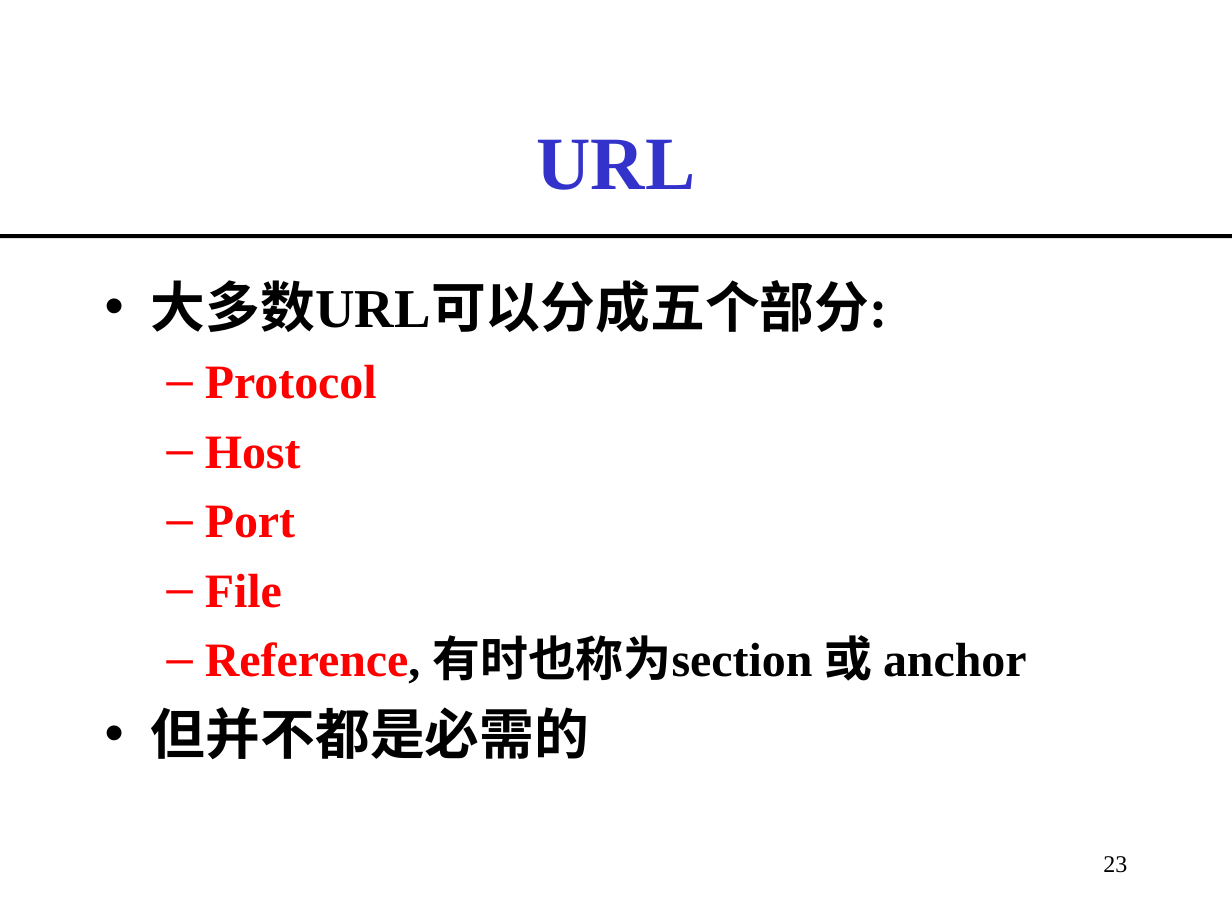
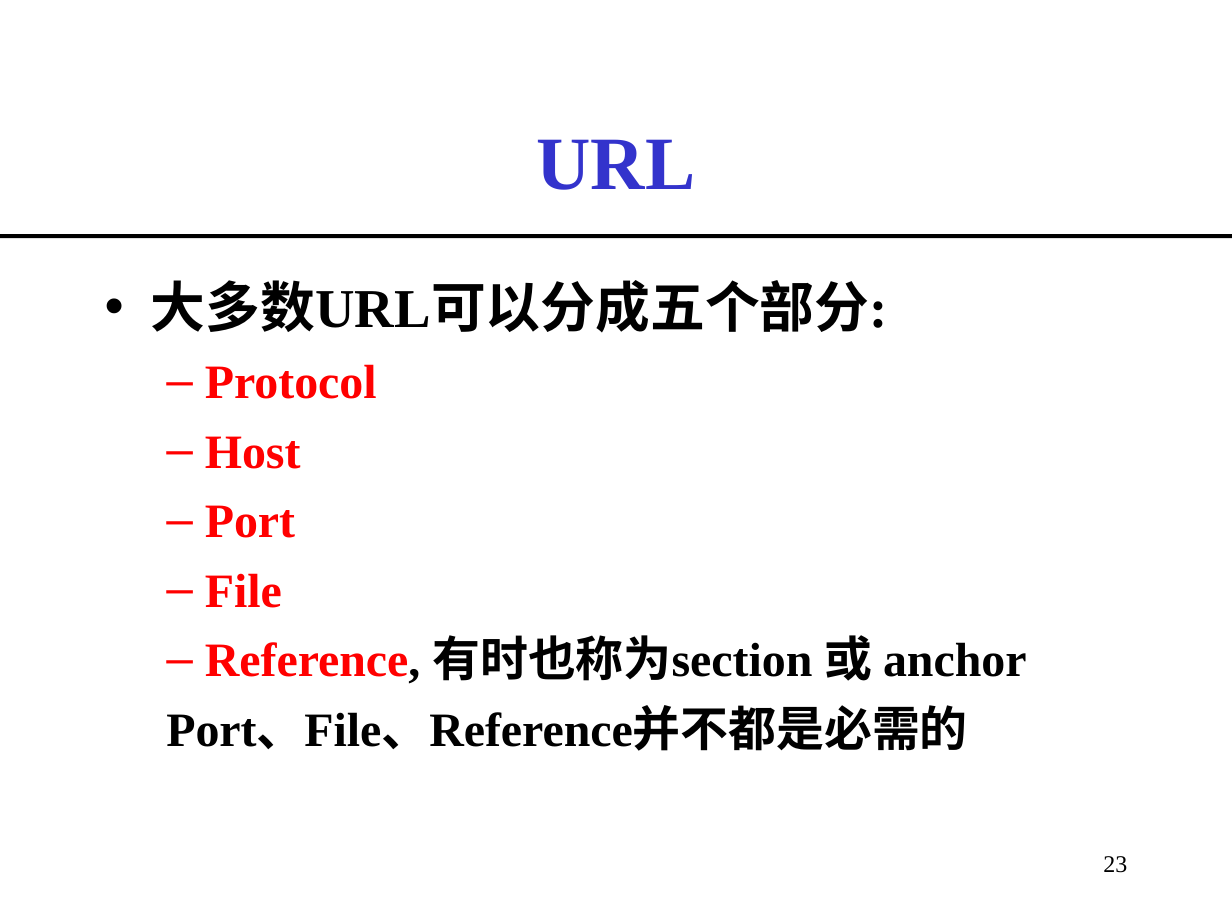
Before and after one commit to imwyw/Java, a slide deck: slide 23 of PPT/javaCh10_网络编程.ppt. Drawn at 1232x924 pixels with LibreOffice and Linux fonts; fonts in the diff are those of the drawing. Boxes give left, top, right and bottom in pixels: in the first picture for what was removed or moved away, otherwise in the second. Text is boxed around its words. In the diff, an @@ line names an element or a change of style, - is before the commit and + after.

```diff
--- a/PPT/javaCh10_网络编程.ppt
+++ b/PPT/javaCh10_网络编程.ppt
@@ text at [166, 709, 968, 751]: text changed; size 32 to 28 pt @@
-• 但并不都是必需的
+  Port、File、Reference并不都是必需的
```
Also in this commit, not shown: 1 other slide changed, 3 slides added.
